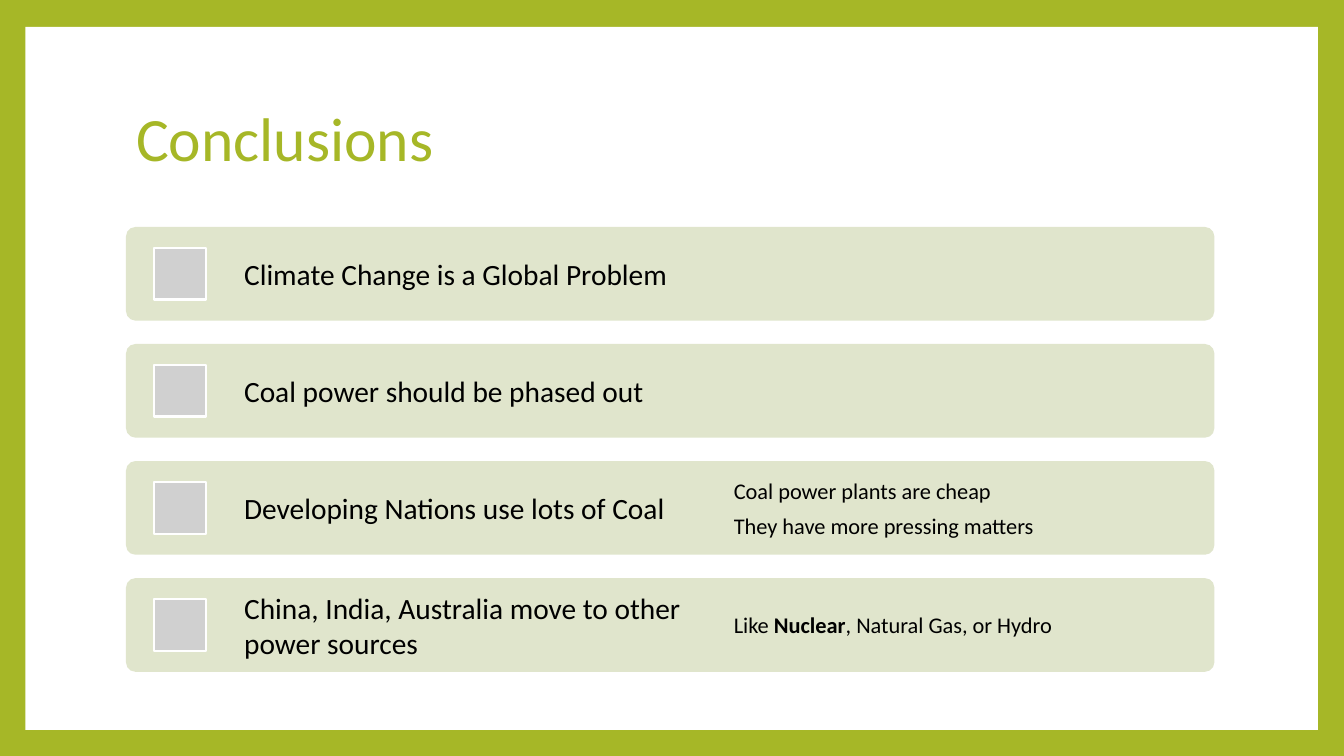
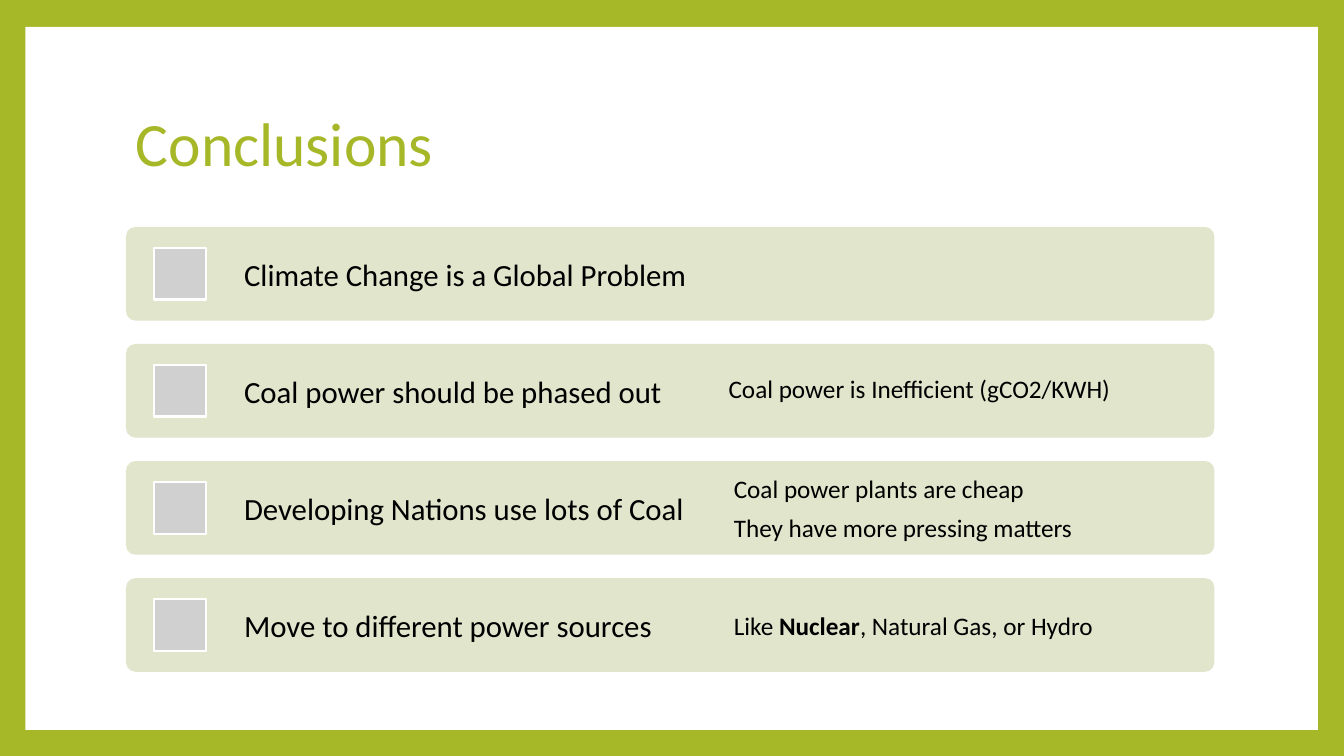
Before and after one commit to Mybiss55/DataAnalyticsProjects, a slide deck: slide 12 of Climate Change Presentation.pptx. Drawn at 1344x756 pixels with LibreOffice and Linux fonts; fonts in the diff are those of the drawing; grey boxes stand for pictures. Boxes give left, top, right and bottom in pixels: in the first picture for what was removed or moved away, otherwise in the second. Text is boxed around its words. In the diff, an @@ line names an element or a change of style, - is before the commit and + after.

Commit message:
Improved Powerpoint

```diff
--- a/Climate Change Presentation.pptx
+++ b/Climate Change Presentation.pptx
@@ title "Conclusions": place and size @@
-title "Conclusions" at bbox=[136, 118, 433, 162]
+title "Conclusions" at bbox=[136, 123, 433, 167]
@@ text added at bbox=[729, 379, 1109, 403], 18 pt, text #000000 @@
+Coal power is Inefficient (gCO2/KWH)
@@ size 21 to 22 pt in 3 elements at bbox=[244, 264, 686, 292], bbox=[244, 381, 662, 408], bbox=[244, 498, 683, 526] @@
@@ text "Coal power plants are cheap" at bbox=[734, 480, 1071, 542]: size 16 to 18 pt @@
@@ text "Like Nuclear, Natural Gas, or ..." at bbox=[734, 617, 1093, 639]: size 16 to 18 pt @@
@@ text at bbox=[244, 615, 652, 642]: text changed; size 21 to 22 pt @@
-China, India, Australia move to other power sources
+Move to different power sources
```
Also in this commit, not shown: 4 other slides changed, 1 other file.
